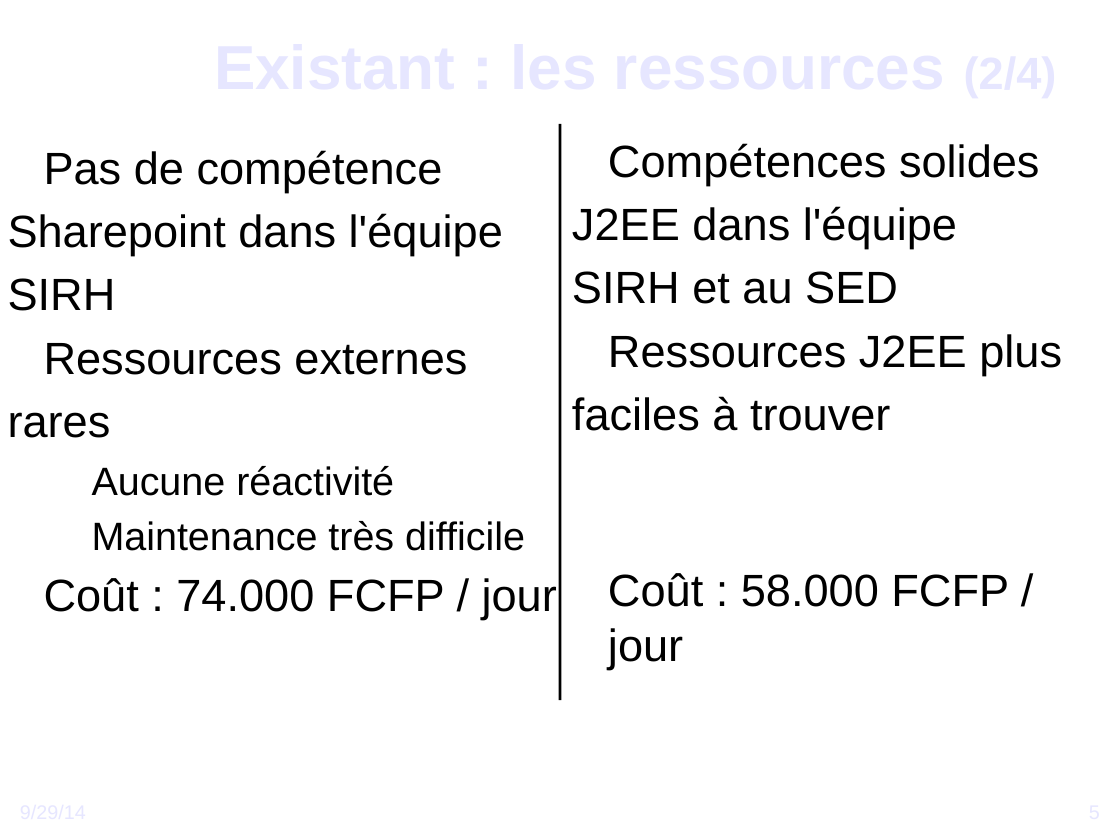
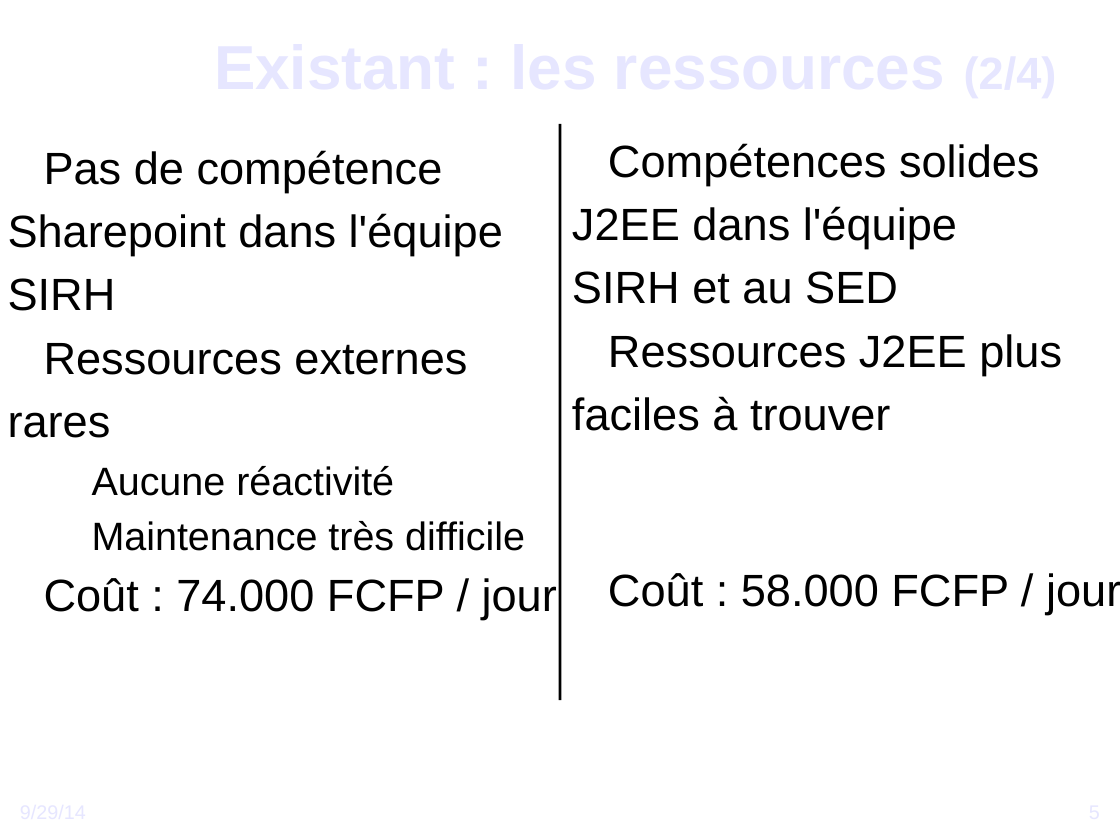
Before and after one commit to DSI-Ville-Noumea/sirh-kiosque-j2ee-old, a slide deck: slide 5 of src/site/resources/Vers_un_Kiosque_RH_J2EE.odp. Drawn at 1120x840 pixels with LibreOffice and Linux fonts; fonts in the diff are those of the drawing; background and template pictures are left out. Boxes give left, top, right and bottom in pixels: in the first picture for what was removed or moved away, otherwise in the second. Text is boxed around its words. In the diff, an @@ line names an element or a change of style, - is before the commit and + after.

```diff
--- a/src/site/resources/Vers_un_Kiosque_RH_J2EE.odp
+++ b/src/site/resources/Vers_un_Kiosque_RH_J2EE.odp
@@ text "Compétences solides" rewrapped from (x1=572, y1=143, x2=1062, y2=669) to (x1=572, y1=143, x2=1120, y2=615) @@
```
Also in this commit, not shown: 8 other slides changed.
